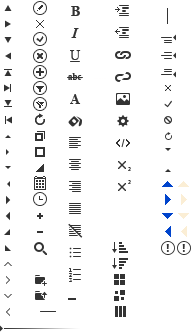
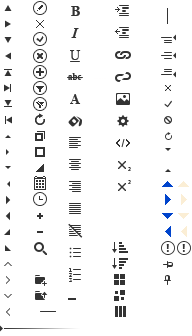
The second 192x336 image is a revision of the first. Changes to its layers:
added layer "unpin" in group "window" over (164, 275, 171, 285)
added layer "pin" in group "window" over (163, 261, 173, 268)
